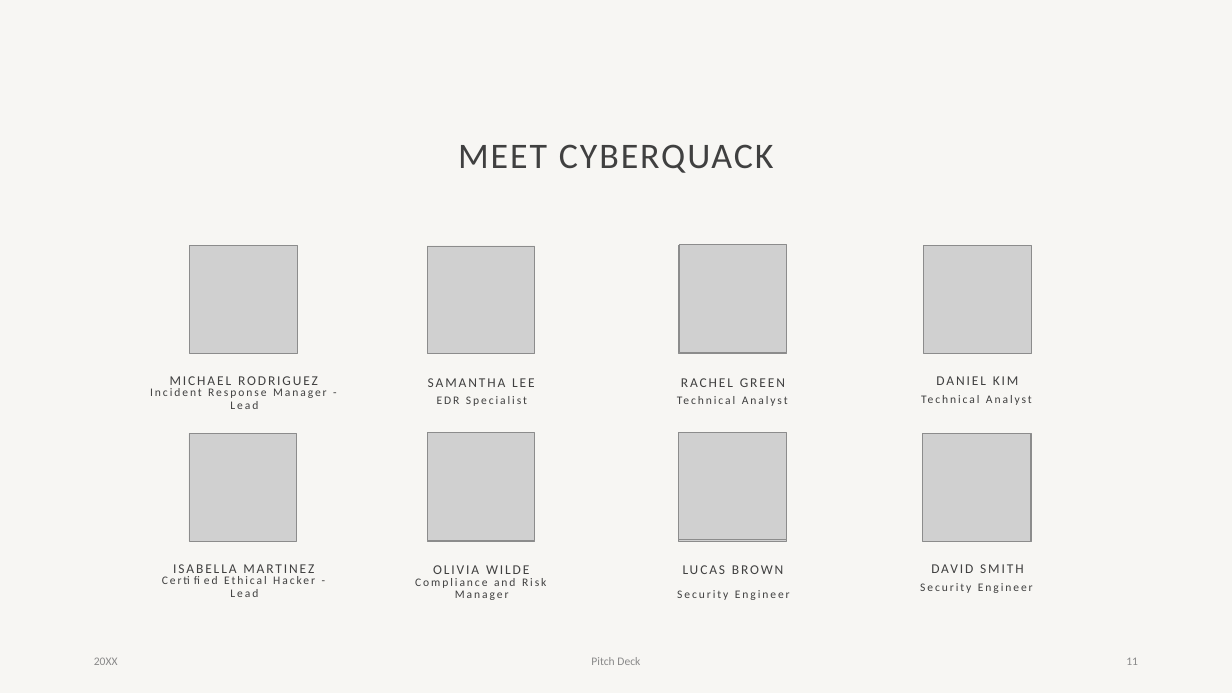
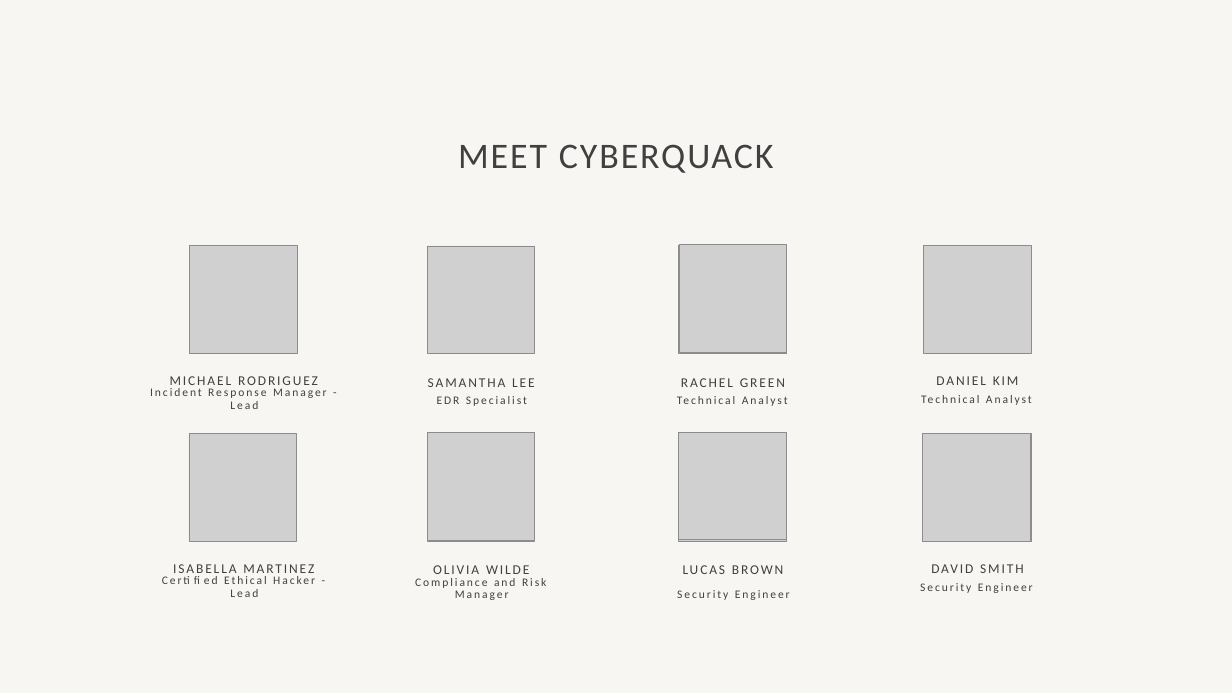
Before and after one commit to tuplee/Comms-Proposal, a slide deck: slide 10 of Proposal Pitch/Proposal Pitch PPT (rough-needs-subheadings).pptx (slide 11 before the commit). Drawn at 1232x693 pixels with LibreOffice and Linux fonts; fonts in the diff are those of the drawing; grey boxes stand for pictures; background and template pictures are left out. Boxes give left, top, right and bottom in pixels: in the first picture for what was removed or moved away, otherwise in the second. Text is boxed around its words. In the diff, an @@ line names an element or a change of style, - is before the commit and + after.

```diff
--- a/Proposal Pitch/Proposal Pitch PPT (rough-needs-subheadings).pptx
+++ b/Proposal Pitch/Proposal Pitch PPT (rough-needs-subheadings).pptx
@@ text removed at [94, 657, 118, 665] @@
-20XX
@@ text removed at [591, 657, 640, 665] @@
-Pitch Deck
@@ page number removed at [1126, 657, 1138, 665] @@
-11
```
Also in this commit, not shown: 9 other slides changed, 2 slides added, 4 slides removed.
